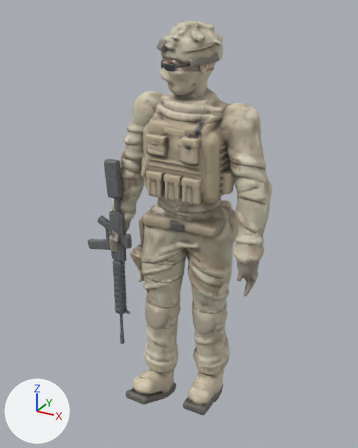
A saved change to the glTF model tools/anim/soldier_animated.glb.
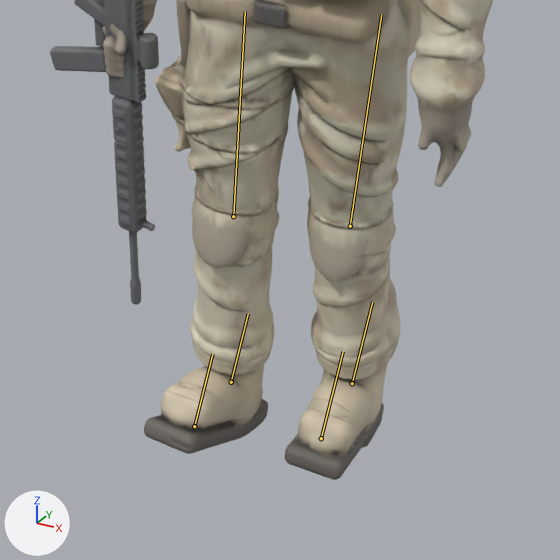
Old and new are each drawn whole from a 50 mm camera at (0.907, -1.76, 1.83) aimed at (-0.065, 0.007, 0.947) and again close up on the part from 19% to 82% of the width and 49% to 100% of the height. The lights are fixed; the arrows at lower left show +X, +Y and +Z. The older version's two pictures come first. Both versions are drawn at frame 108 of the action 'Idle'; the numbers are the values there. The bones that change, and the others that lie on the model, are drawn over the model as lines in the close-ups.

In view in the first close-up: 'Soldier'.
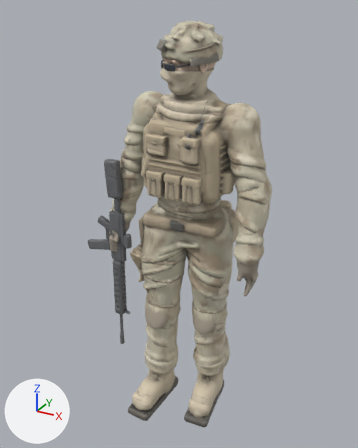
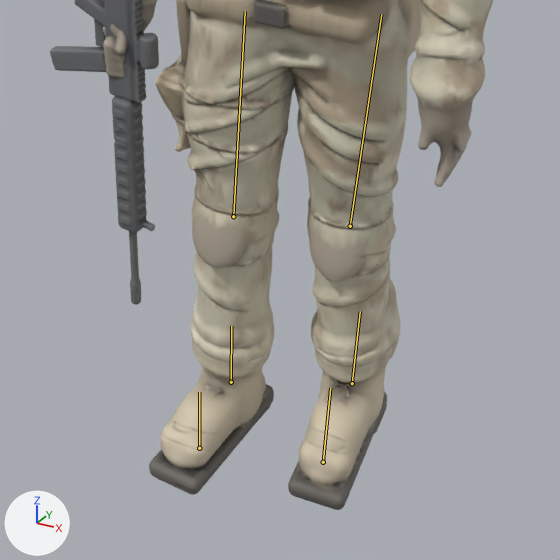
Where the change shows, as pixel boxes [x1, y1, x2, y2] in the close-ups (560 x 560 px):
'Soldier', posed
    before: [50, 0, 493, 480]
    after: [50, 0, 493, 510]
bone 'Foot.L', root to tip
    before: (352, 383) to (372, 302)
    after: (352, 383) to (360, 311)
bone 'Foot.R', root to tip
    before: (231, 382) to (248, 313)
    after: (231, 382) to (231, 326)

Diff of the bpy script that builds the scene:
```diff
--- a/tools/anim/soldier_animated.glb.py
+++ b/tools/anim/soldier_animated.glb.py
@@ bone_foot_l @@
 bone_foot_l = bpy.data.objects['Armature'].pose.bones['Foot.L']  # child of 'LowerLeg.L'
-bone_foot_l.rotation_quaternion = (0.986, -0.165, 0.0, 0.0)  # degrees (-19, 0, 0)
+bone_foot_l.rotation_quaternion = (0.998, 0.059, 0.0, 0.0)  # degrees (7, 0, 0)
@@ bone_foot_r @@
 bone_foot_r = bpy.data.objects['Armature'].pose.bones['Foot.R']  # child of 'LowerLeg.R'
-bone_foot_r.rotation_quaternion = (0.974, -0.226, 0.0, 0.0)  # degrees (-26, 0, 0)
+bone_foot_r.rotation_quaternion = (0.999, 0.042, 0.0, 0.0)  # degrees (5, 0, 0)
```
